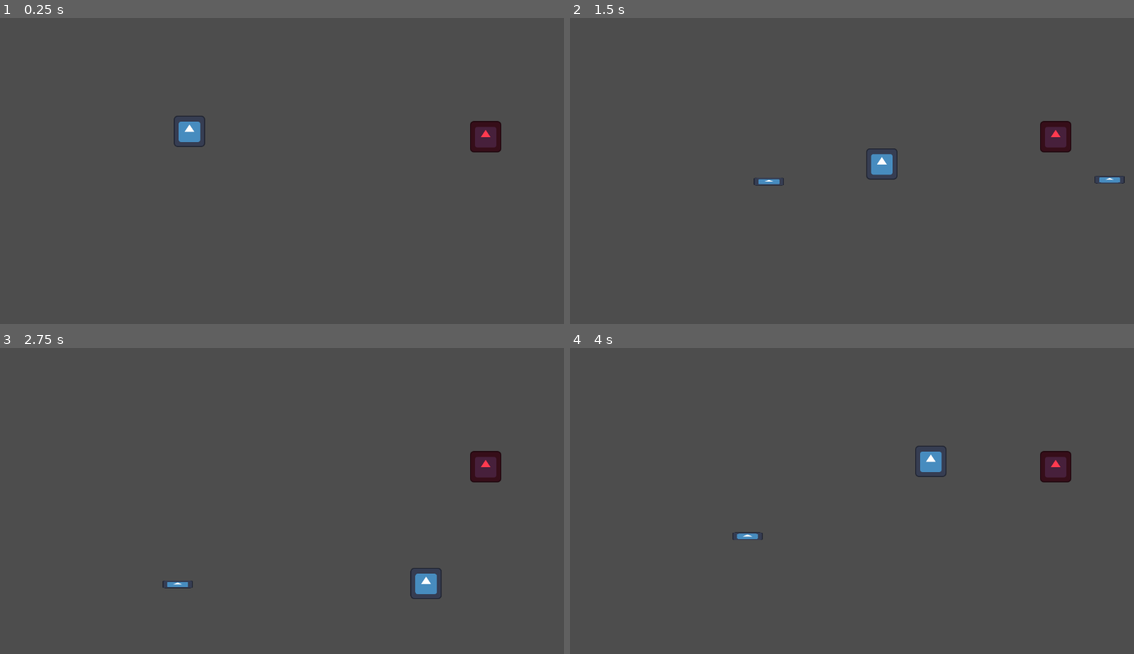
Above: before the commit, frames 1-4 (two rows, left to right).
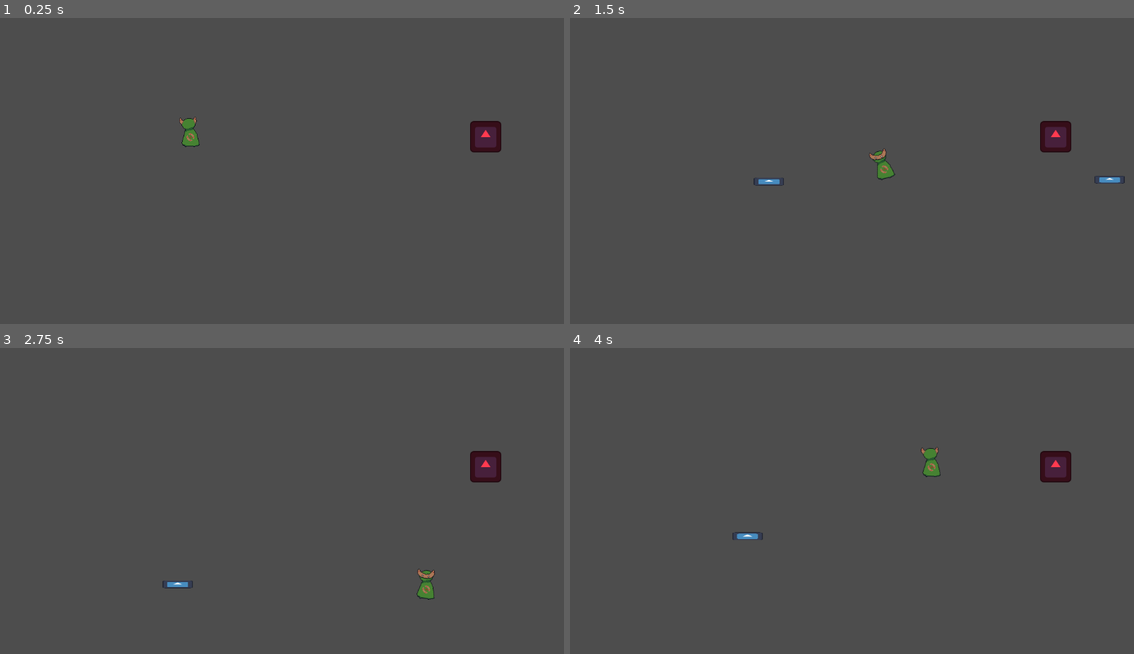
Above: after the commit, the same moments.

Repository: steve52/boomerang-guy-and-the-aglet
Game: Godot game, scene res://game.tscn
Same seed, same stepped clock (60 frames per second), same inputs: the game is played once before the commit and once after it. The engine's default icon, where the game draws it, is replaced by a stand-in: a white triangle on a blue panel in a dark square.
Inputs (mouse positions are in pixels of both pictures, inside the frame that each line leads up to):
- Up to frame 1 (0.25 s): no input
- Up to frame 2 (1.5 s): tap Enter at 0.5 s; move the mouse to (976, 161) at 0.52 s; hold D (Right) 0.53-1.28 s; click (976, 161) at 0.6 s; move the mouse to (739, 192) at 1.27 s; hold S (Down) from 1.28 s (still down); click (739, 192) at 1.35 s
- Up to frame 3 (2.75 s): move the mouse to (338, 436) at 2.02 s; release S (Down) at 2.03 s; hold D (Right) from 2.03 s (still down); click (338, 436) at 2.1 s
- Up to frame 4 (4 s): move the mouse to (823, 568) at 2.77 s; release D (Right) at 2.78 s; hold W (Up) 2.78-3.53 s; click (823, 568) at 2.85 s; move the mouse to (1021, 553) at 3.52 s; hold A (Left) from 3.53 s (still down); click (1021, 553) at 3.6 s

The runs differ from the first frame. In frame 1, 0.4% of the frame differs, in the area x 30-37%, y 32-43%; in frame 2, 0.4%; in frame 3, 0.4%, in the area x 72-79%, y 71-83%; in frame 4, 0.4%.

Commit message:
player look good

Diff:
--- a/player.gd
+++ b/player.gd
@@ -2,14 +2,17 @@
 
 @export var Speed = 20
 const BOOMERANG = preload("uid://bgv7yok8kgxfo")
-
+var Walking = false
+var Rotate = 0
 
 func _physics_process(delta):
-	#Movement
+
 	if Input.is_action_pressed("Down"):
 		velocity.y = Speed * delta * 1000
+		$AnimatedSprite2D.animation = "Front"
 	elif Input.is_action_pressed("Up"):
 		velocity.y = -Speed * delta * 1000
+		$AnimatedSprite2D.animation = "Back"
 	else:
 		velocity.y = 0
 	if Input.is_action_pressed("Left"):
@@ -19,7 +22,21 @@
 	else:
 		velocity.x = 0
 
-	#Attacking
+	if velocity != Vector2(0,0):
+		Walking = true
+	else:
+		Walking = false
+
+	if Walking:
+		if Rotate == 0:
+			rotation_degrees += 2
+			if rotation_degrees >= 15:
+				Rotate = 1
+		else:
+			rotation_degrees -= 2
+			if rotation_degrees <= -15:
+				Rotate = 0
+
 	if Input.is_action_just_pressed("Attack"):
 		Attack()
 
--- a/player.tscn
+++ b/player.tscn
@@ -1,18 +1,45 @@
 [gd_scene format=3 uid="uid://du0xmkdwkcg8q"]
 
-[ext_resource type="Texture2D" uid="uid://dp0okb4iueg7c" path="res://icon.svg" id="1_4flbx"]
 [ext_resource type="Script" uid="uid://capm7sukamdu0" path="res://player.gd" id="1_onrkg"]
+[ext_resource type="Texture2D" uid="uid://bcgf02hhncb3f" path="res://Boomerang Guy-Sheet.png" id="2_onrkg"]
 
-[sub_resource type="RectangleShape2D" id="RectangleShape2D_qr4i2"]
-size = Vector2(55, 54)
+[sub_resource type="AtlasTexture" id="AtlasTexture_i3pqv"]
+atlas = ExtResource("2_onrkg")
+region = Rect2(64, 0, 64, 64)
+
+[sub_resource type="AtlasTexture" id="AtlasTexture_hqtel"]
+atlas = ExtResource("2_onrkg")
+region = Rect2(0, 0, 64, 64)
+
+[sub_resource type="SpriteFrames" id="SpriteFrames_qr4i2"]
+animations = [{
+"frames": [{
+"duration": 1.0,
+"texture": SubResource("AtlasTexture_i3pqv")
+}],
+"loop": 1,
+"name": &"Back",
+"speed": 5.0
+}, {
+"frames": [{
+"duration": 1.0,
+"texture": SubResource("AtlasTexture_hqtel")
+}],
+"loop": 1,
+"name": &"Front",
+"speed": 5.0
+}]
+
+[sub_resource type="RectangleShape2D" id="RectangleShape2D_uk0vl"]
+size = Vector2(27, 53)
 
 [node name="Player" type="CharacterBody2D" unique_id=197361324]
 script = ExtResource("1_onrkg")
 
-[node name="Icon" type="Sprite2D" parent="." unique_id=1753481360]
-scale = Vector2(0.5, 0.5)
-texture = ExtResource("1_4flbx")
+[node name="AnimatedSprite2D" type="AnimatedSprite2D" parent="." unique_id=1489554574]
+sprite_frames = SubResource("SpriteFrames_qr4i2")
+animation = &"Back"
 
 [node name="CollisionShape2D" type="CollisionShape2D" parent="." unique_id=1381939714]
-position = Vector2(-0.5, -1)
-shape = SubResource("RectangleShape2D_qr4i2")
+position = Vector2(0.5, 2.5)
+shape = SubResource("RectangleShape2D_uk0vl")
Binary file added: Boomerang Guy-Sheet.png
Not shown, added: Boomerang Guy-Sheet.png.import
